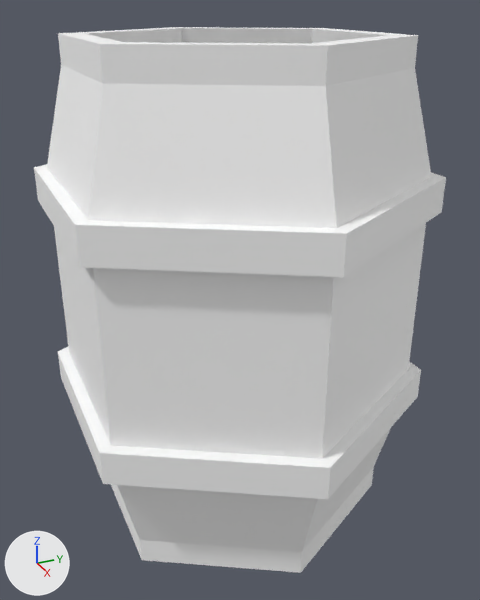
What one commit did to the glTF model assets/synty/simple_fantasy/models/SF_Prop_Barrel_01.glb.
Rendered twice from a 50 mm lens placed at (0.0242, -0.0106, 0.0216), pointed at (0.0003, 0.0001, 0.0097). The lights are fixed; the arrows at lower left show +X, +Y and +Z.

The first picture shows 'SF_Prop_Barrel_01'.
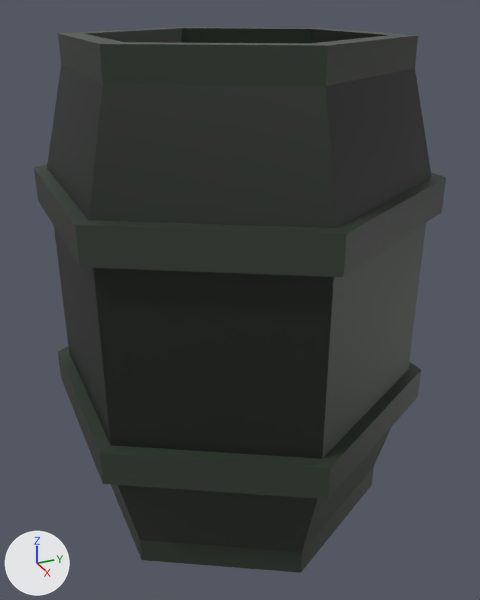
Pixel boxes (x1, y1, x2, y2) of what changed, in the pictures (480 x 600 px):
'SF_Prop_Barrel_01', surface changed (white to black)
    both: (34, 27, 446, 573)

The change in detail:
Picture 'Undead_Footman_01' (img_undead_footman_01) is new.
In material 'lambert1' (mat_lambert1), base_color is no longer (1.0, 1.0, 1.0), white #ffffff.
In material 'lambert1' (mat_lambert1), texture is now set to img_undead_footman_01.
